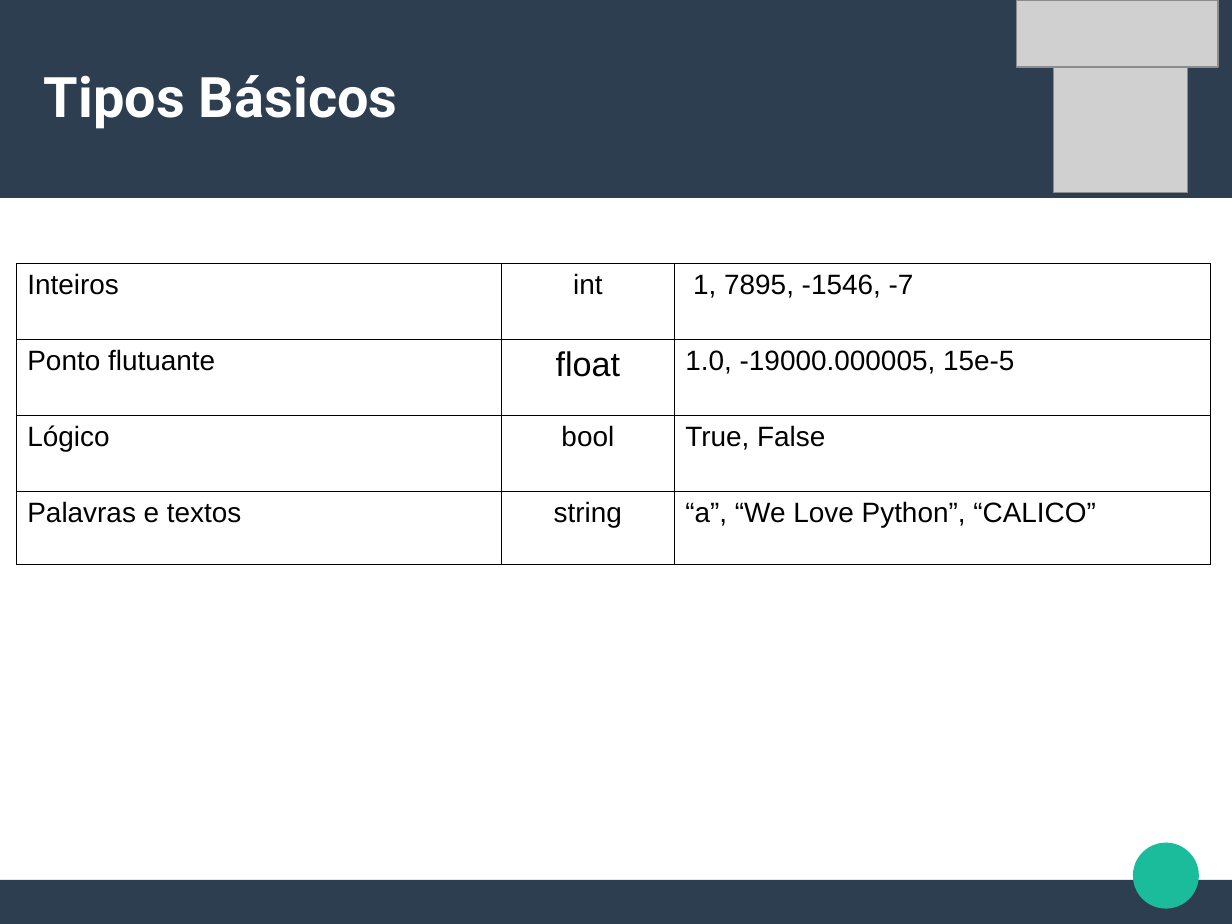
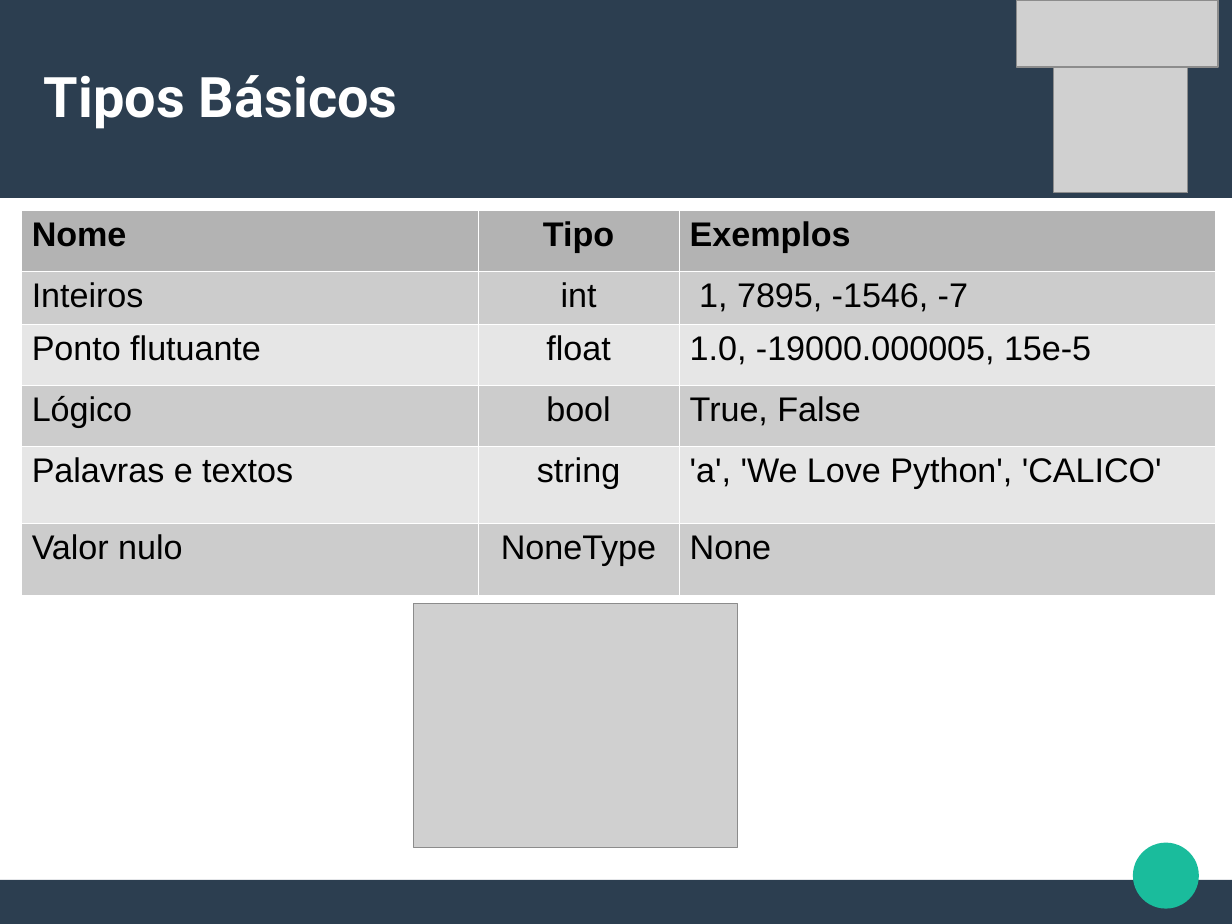
Before and after one commit to CalicoUFSC/minicurso-python, a slide deck: slide 7 of Aula1/Aula1.odp (slide 8 before the commit). Drawn at 1232x924 pixels with LibreOffice and Linux fonts; fonts in the diff are those of the drawing; grey boxes stand for pictures. Boxes give left, top, right and bottom in pixels: in the first picture for what was removed or moved away, otherwise in the second. Text is boxed around its words. In the diff, an @@ line names an element or a change of style, - is before the commit and + after.

```diff
--- a/Aula1/Aula1.odp
+++ b/Aula1/Aula1.odp
@@ table at (21, 210, 1215, 596) @@
+row 1: Nome | Tipo | Exemplos
-row 4: Palavras e textos | string | “a”, “We Love Python”, “CALICO”
+row 5: Palavras e textos | string | 'a', 'We Love Python', 'CALICO'
+row 6: Valor nulo | NoneType | None
@@ table: place and size @@
-table at (17, 264, 1212, 565)
+table at (21, 210, 1215, 596)
@@ picture added at (414, 604, 738, 849) @@
```
Also in this commit, not shown: 10 other slides changed, 3 slides added, 2 slides removed, 5 other files.
